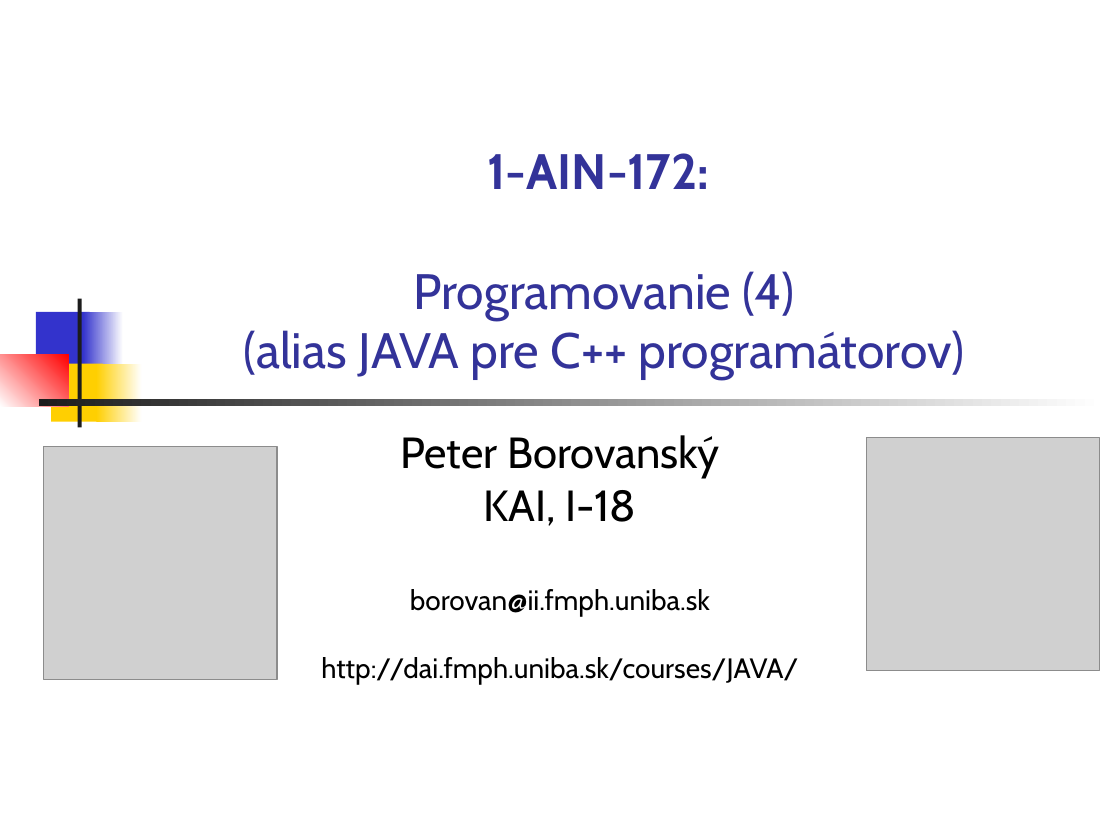
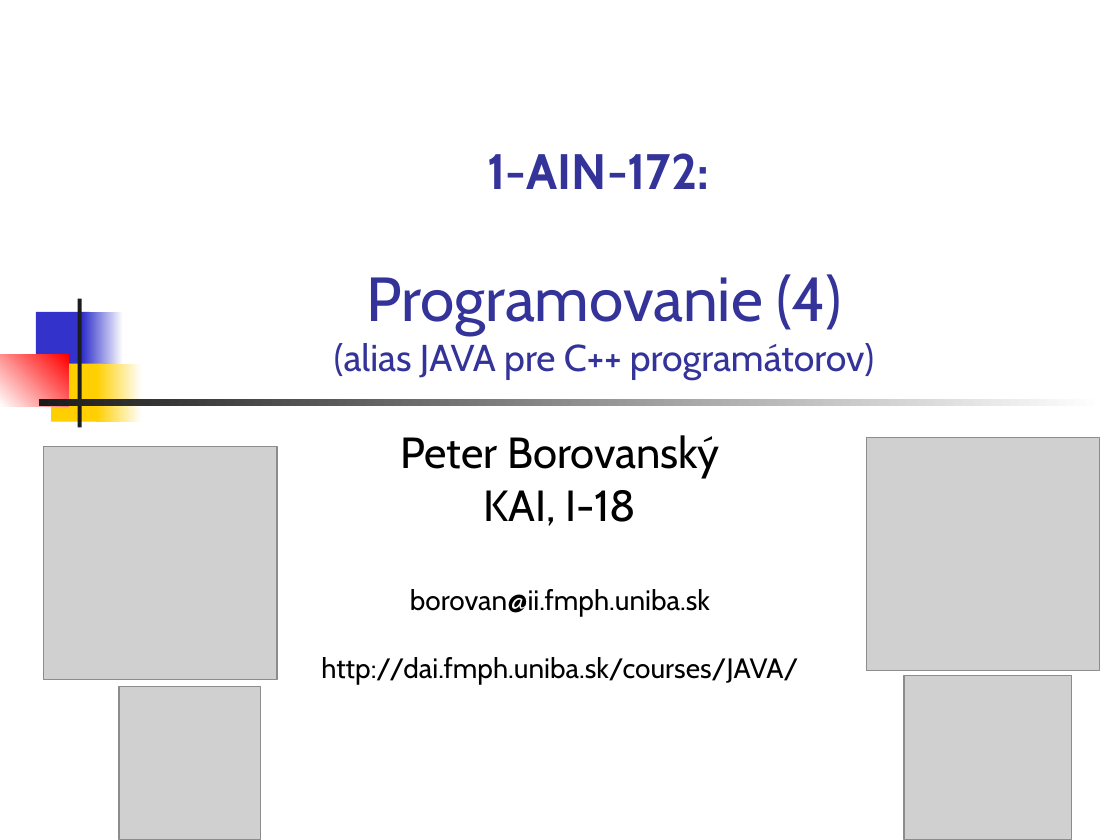
Before and after one commit to Programovanie4/Prednasky, a slide deck: slide 1 of 01/01_java.ppt. Drawn at 1120x840 pixels with LibreOffice and Linux fonts; fonts in the diff are those of the drawing; grey boxes stand for pictures. Boxes give left, top, right and bottom in pixels: in the first picture for what was removed or moved away, otherwise in the second. Text is boxed around its words. In the diff, an @@ line names an element or a change of style, - is before the commit and + after.

```diff
--- a/01/01_java.ppt
+++ b/01/01_java.ppt
@@ title "1-AIN-172: Programovanie (4) (alias JAVA ..." at box(334, 153, 874, 379): size 32 to 40 pt in "Programovanie (4)"; size 32 to 24 pt in "(alias JAVA pre C++ programátorov)" @@
@@ picture added at box(119, 687, 260, 840) @@
@@ picture added at box(904, 675, 1072, 840) @@
```
Also in this commit, not shown: 8 other slides changed, 3 slides added, 1 other file.
